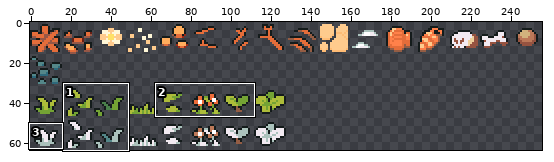
Two states of a sprite sheet, Data/sprites/floorDetail.png. The first picture is a wide view before the edit; the outline marks the close-up.
Close-up. First the earlier version:
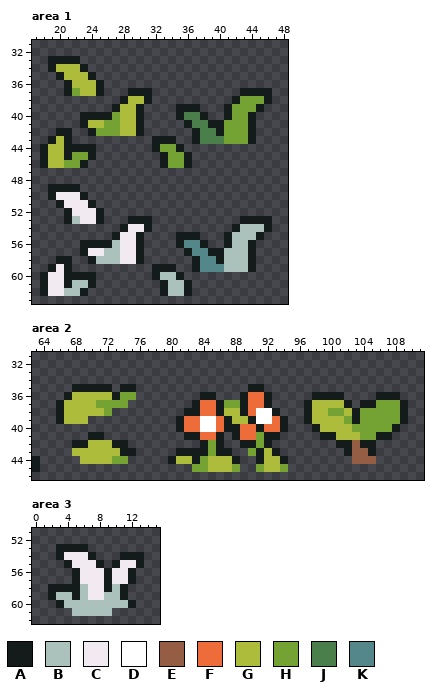
The file is 256x64 pixels. Shown: area 1: x 17..48, y 31..63; area 2: x 63..111, y 31..46; area 3: x 0..15, y 51..62. The commit also changed other parts of the picture, which this record leaves out.
Palette (. is transparent): A #141b1b  B #abc2bc  C #f2eaf1  D #ffffff  E #945d44  F #ed6c3a  G #adbc3a  H #74a334  J #4a7f4b  K #548789
Pixels before, area 1, first column x 18:
33 .AAAA........................
34 .AGGGA.......................
35 ..AGGGA......................
36 ...AGGGA.....................
37 ...AHGGA...AAA...........AAAA
38 ..........AGGA..........AHHHA
39 .........AGGA....AAA...AHHHA.
40 .....AAAAHGGA....AJJA..AHHA..
41 .....AGGHHGGA.....AJJAAHHHA..
42 ..AA..AHHHGGA......AJJAHHHA..
43 .AGA..........AAA..AJJJHHHA..
44 AGGAAAA.......AHHA...........
45 AGGAHHA........AHHA..........
46 AGGHHA.........AHHA..........
47 .............................
48 .............................
49 .AAAA........................
50 .ACCCA.......................
51 ..ACCCA......................
52 ...ACCCA.....................
53 ...ABCCA...AAA...........AAAA
54 ..........ACCA..........ABBBA
55 .........ACCA....AAA...ABBBA.
56 .....AAAABCCA....AKKA..ABBA..
57 .....ACCBBCCA.....AKKAABBBA..
58 ..AA..ABBBCCA......AKKABBBA..
59 .ACA..........AAA..AKKKBBBA..
60 ACCAAAA.......ABBA...........
61 ACCABBA........ABBA..........
62 ACCBBA.........ABBA..........
Pixels before, area 2, first column x 63:
35 .....AAAAA.AA..............AA..................
36 ....AGGGGGAHH........AA...AFFA.....AAAA....AAA.
37 ...AGGGGHHHH........AFFAHHAFFA....AGGGGA.AAHHHA
38 ...AGGGGGH.........AAFFAGGAFDDA...AGGHHGAHHHHHA
39 ...AGGG...........AFFDDFAGGADDFA..AGGGGHAHHHHHA
40 ..................AFFDDFAAFFAFFA...AGGGGHHHHHA.
41 .......AA..........AAFFA.AFFHAA.....AAGGGHHAA..
42 .....AAGGGAA.........AHA..AAHA........AAEAA....
43 .....GGGGGGAA.....AAAAHAA..HAGA........AEEA....
44 A.....GGGGHH.....AGGAHGGGA..AGGA........EEE....
45 A...................HHGGGH..HGGH...............
Pixels before, area 3, first column x 2:
53 .AAAA.......
54 .ACCCA...AAA
55 ..ACCCA.ACCA
56 ...ACCCACCA.
57 ...ACCCACCA.
58 AAAABCCABA..
59 ABBABCCBBA..
60 .ABBBBBBBBA.
61 ...BBBBB....
Now the later version:
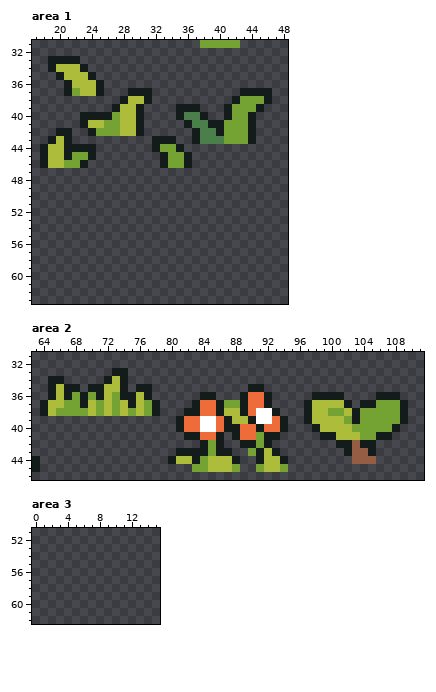
Changes in this commit:
{"where": "area 1"}
{"y":31,"x":38,"old":".....","new":"HHHHH"}
{"y":49,"x":19,"old":"AAAA","new":"...."}
{"y":50,"x":19,"old":"ACCCA","new":"....."}
{"y":51,"x":20,"old":"ACCCA","new":"....."}
{"y":52,"x":21,"old":"ACCCA","new":"....."}
{"y":53,"x":21,"old":"ABCCA","new":"....."}
{"y":53,"x":29,"old":"AAA","new":"..."}
{"y":53,"x":43,"old":"AAAA","new":"...."}
{"y":54,"x":28,"old":"ACCA","new":"...."}
{"y":54,"x":42,"old":"ABBBA","new":"....."}
{"y":55,"x":27,"old":"ACCA","new":"...."}
{"y":55,"x":35,"old":"AAA","new":"..."}
{"y":55,"x":41,"old":"ABBBA","new":"....."}
{"y":56,"x":23,"old":"AAAABCCA","new":"........"}
{"y":56,"x":35,"old":"AKKA","new":"...."}
{"y":56,"x":41,"old":"ABBA","new":"...."}
{"y":57,"x":23,"old":"ACCBBCCA","new":"........"}
{"y":57,"x":36,"old":"AKKAABBBA","new":"........."}
{"y":58,"x":20,"old":"AA","new":".."}
{"y":58,"x":24,"old":"ABBBCCA","new":"......."}
{"y":58,"x":37,"old":"AKKABBBA","new":"........"}
{"y":59,"x":19,"old":"ACA","new":"..."}
{"y":59,"x":32,"old":"AAA","new":"..."}
{"y":59,"x":37,"old":"AKKKBBBA","new":"........"}
{"y":60,"x":18,"old":"ACCAAAA","new":"......."}
{"y":60,"x":32,"old":"ABBA","new":"...."}
{"y":61,"x":18,"old":"ACCABBA","new":"......."}
{"y":61,"x":33,"old":"ABBA","new":"...."}
{"y":62,"x":18,"old":"ACCBBA","new":"......"}
{"y":62,"x":33,"old":"ABBA","new":"...."}
{"where": "area 2"}
{"y":33,"x":73,"old":"..","new":"AA"}
{"y":34,"x":65,"old":"..","new":"AA"}
{"y":34,"x":72,"old":"...","new":"AGA"}
{"y":35,"x":65,"old":"...","new":"AGA"}
{"y":35,"x":69,"old":"A","new":"."}
{"y":35,"x":72,"old":"A.","new":"GG"}
{"y":35,"x":75,"old":"A..","new":".AA"}
{"y":36,"x":65,"old":"..","new":"AG"}
{"y":36,"x":68,"old":"GGGG","new":"HAHA"}
{"y":36,"x":73,"old":"AHH..","new":"HAAGA"}
{"y":37,"x":64,"old":"..AGGG","new":"AGGHHA"}
{"y":37,"x":72,"old":"H","new":"G"}
{"y":37,"x":74,"old":"H....","new":"GAGHA"}
{"y":38,"x":64,"old":"..AGGG","new":"AGHHHH"}
{"y":38,"x":71,"old":"GH......","new":"HGHGHGHA"}
{"y":39,"x":66,"old":"AGGG","new":"...."}
{"y":41,"x":70,"old":"AA","new":".."}
{"y":42,"x":68,"old":"AAGGGAA","new":"......."}
{"y":43,"x":68,"old":"GGGGGGAA","new":"........"}
{"y":44,"x":69,"old":"GGGGHH","new":"......"}
{"where": "area 3"}
{"y":53,"x":3,"old":"AAAA","new":"...."}
{"y":54,"x":3,"old":"ACCCA","new":"....."}
{"y":54,"x":11,"old":"AAA","new":"..."}
{"y":55,"x":4,"old":"ACCCA","new":"....."}
{"y":55,"x":10,"old":"ACCA","new":"...."}
{"y":56,"x":5,"old":"ACCCACCA","new":"........"}
{"y":57,"x":5,"old":"ACCCACCA","new":"........"}
{"y":58,"x":2,"old":"AAAABCCABA","new":".........."}
{"y":59,"x":2,"old":"ABBABCCBBA","new":".........."}
{"y":60,"x":3,"old":"ABBBBBBBBA","new":".........."}
{"y":61,"x":5,"old":"BBBBB","new":"....."}
{"label":"added","picture_box":[200,40,240,48]}
{"label":"erased","picture_box":[40,184,272,296]}
{"label":"changed","picture_box":[40,368,160,464]}
{"label":"erased","picture_box":[48,544,144,616]}
